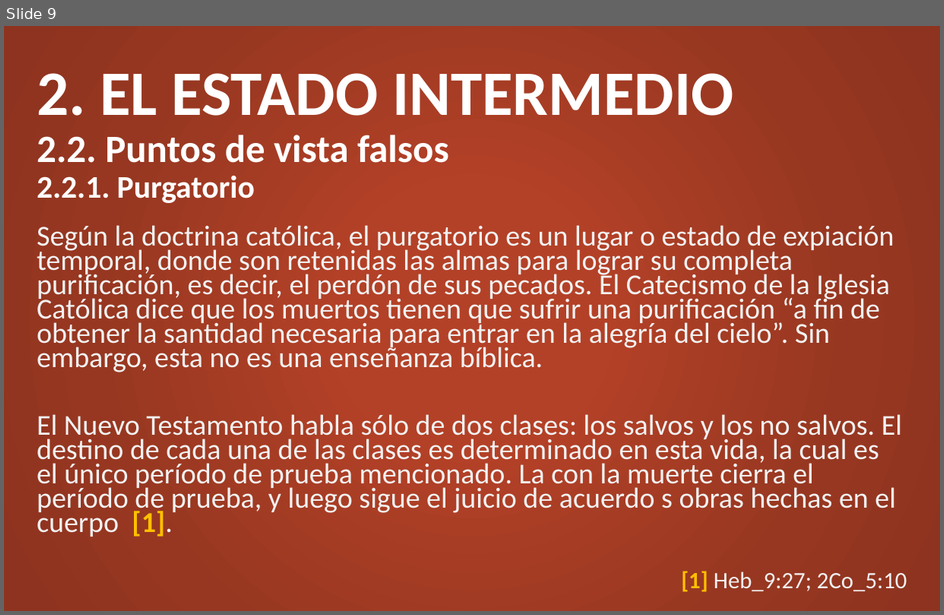
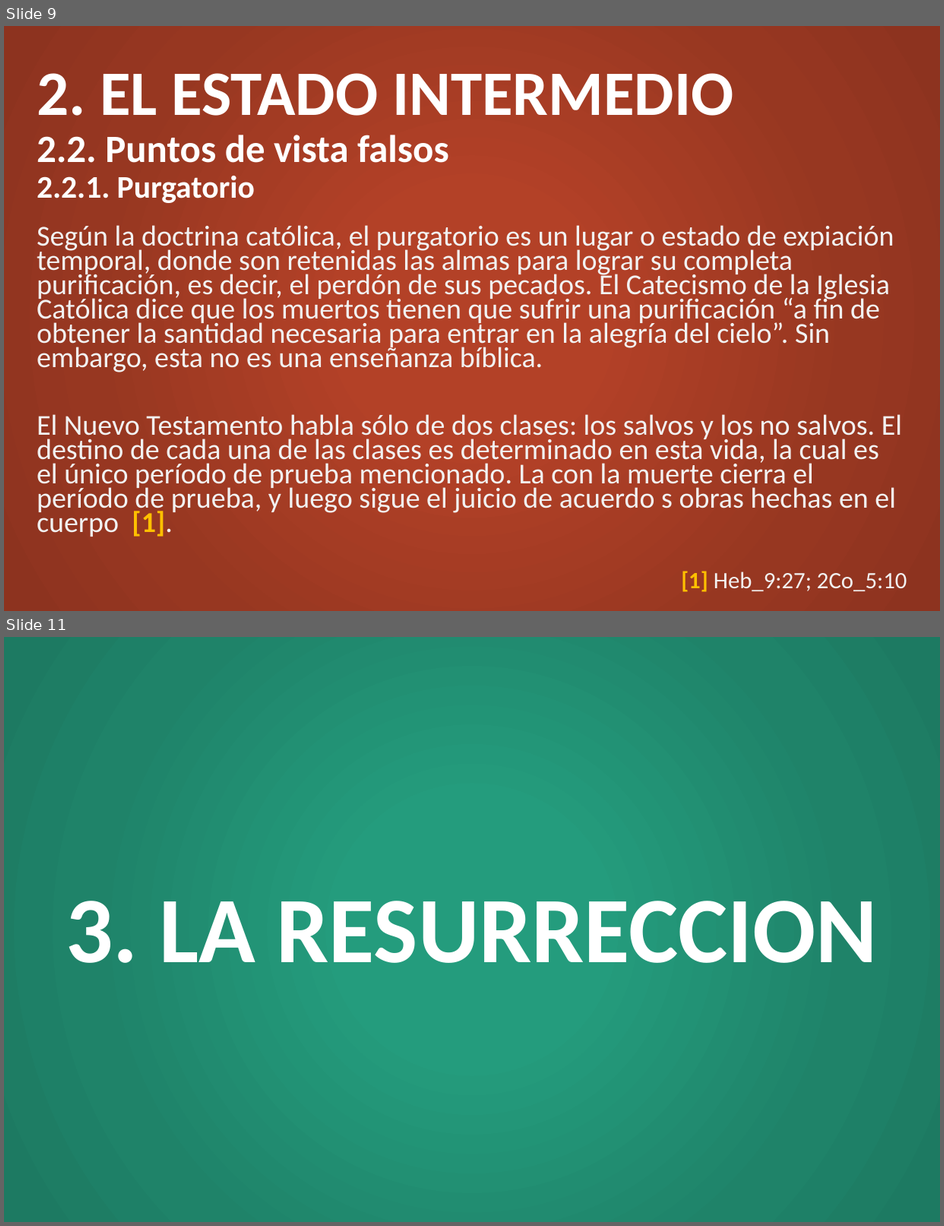
Before and after one commit to CreyTuning/documents, a slide deck: slideshow/Teologia Sistematica y Biblica - Myer Pearlman/Clases/10. Acontecimientos finales.pptx. Shown one above the other, each under a label of ours: slide 9 before the commit, slides 9 and 11 after it; the slides between them are not shown. The pictures are 944x615 and 944x1226 pixels, drawn with LibreOffice and Linux fonts; fonts in the diff are those of the drawing. Boxes give left, top, right and bottom in pixels: in the first picture for what was removed or moved away, otherwise in the second. Text is boxed around its words. In the diff, an @@ line names an element or a change of style, - is before the commit and + after.

```diff
--- a/slideshow/Teologia Sistematica y Biblica - Myer Pearlman/Clases/10. Acontecimientos finales.pptx
+++ b/slideshow/Teologia Sistematica y Biblica - Myer Pearlman/Clases/10. Acontecimientos finales.pptx
@@ slide 11 added at (4, 637, 940, 1222), background gradient #249C7D to #1F8369 to #1D7A62 @@
@@ title added at (66, 901, 878, 963), 72 pt, text #FFFFFF, bold @@
+3. LA RESURRECCION
```
Also in this commit, not shown: 2 slides changed, 2 other slides added, 2 other files.
